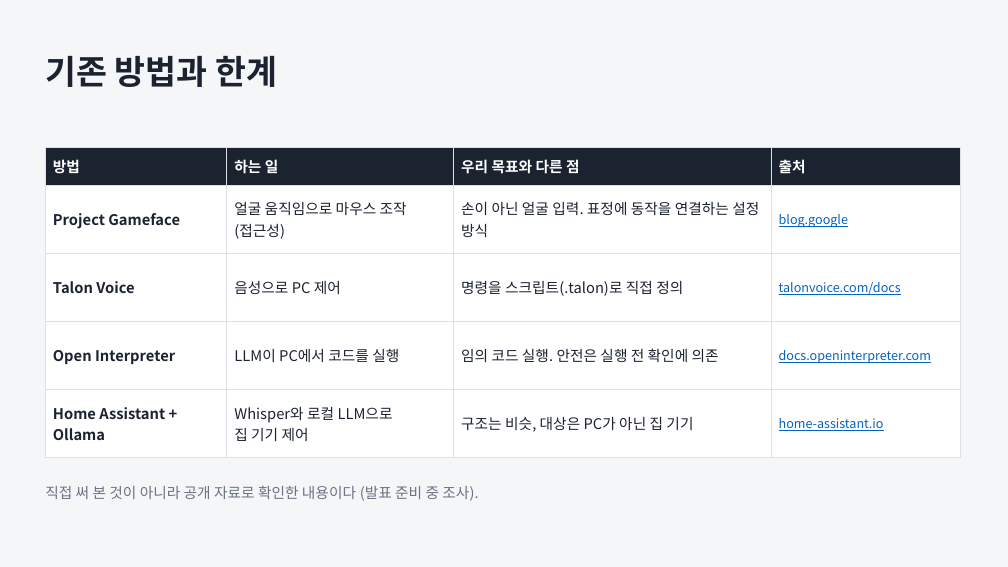
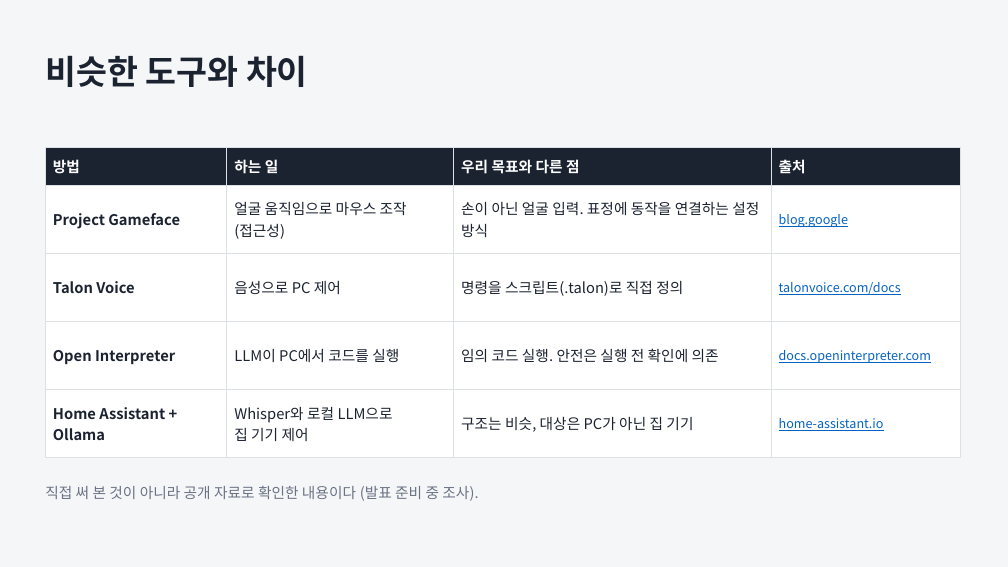
Before and after one commit to JungUH-0/JungPra, a slide deck: slide 3 of pythonpra/myproject/ppt/assistant_process.pptx. Drawn at 1008x567 pixels with LibreOffice and Linux fonts; fonts in the diff are those of the drawing. Boxes give left, top, right and bottom in pixels: in the first picture for what was removed or moved away, otherwise in the second. Text is boxed around its words. In the diff, an @@ line names an element or a change of style, - is before the commit and + after.

```diff
--- a/pythonpra/myproject/ppt/assistant_process.pptx
+++ b/pythonpra/myproject/ppt/assistant_process.pptx
@@ text at bbox=[45, 55, 308, 87]: text changed @@
-기존 방법과 한계
+비슷한 도구와 차이
```
Also in this commit, not shown: 2 other slides changed, 3 other files.
